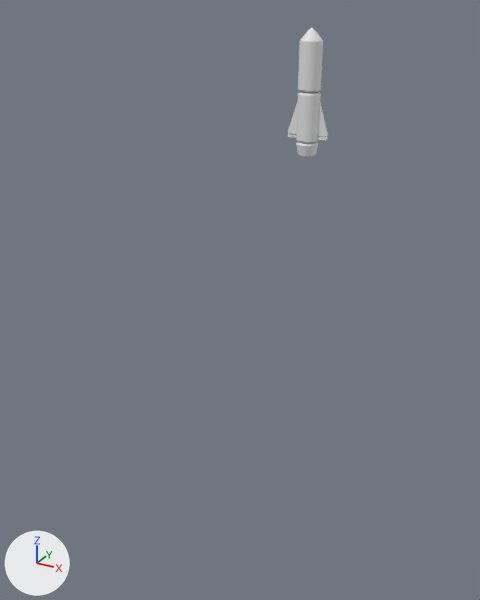
What one commit did to the glTF model assets/models/rocket.glb.
Rendered twice from a 50 mm lens placed at (-6.88, -37.06, 5.4), pointed at (-14.09, -23.96, -1.15). Lighting does not change. The marker at lower left points along +X, +Y and +Z.

The first picture shows 'rocket'.
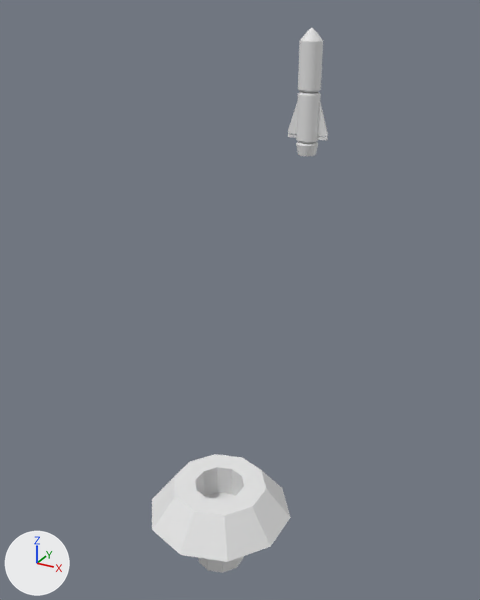
The newer file is also turned or shifted as a whole; pictures and numbers use the older file's frame.

Where the change shows, as pixel boxes (x1, y1, x2, y2) in the pictures (480 x 600 px):
'platform', added: after (152, 454, 291, 573)

Edits to the bpy script that builds the scene:
```text
Add me_cylinder_008:
    me_cylinder_008.from_pydata(...)  # 40 vertices, 76 faces; spans x -1.45..1.45, y -1.53..1.53, z -1.31..0.67
Add ob_platform:
    ob_platform = bpy.data.objects.new('platform', me_cylinder_008)
    ob_platform.location = (-12.73, -27.32, -4.47)
```
